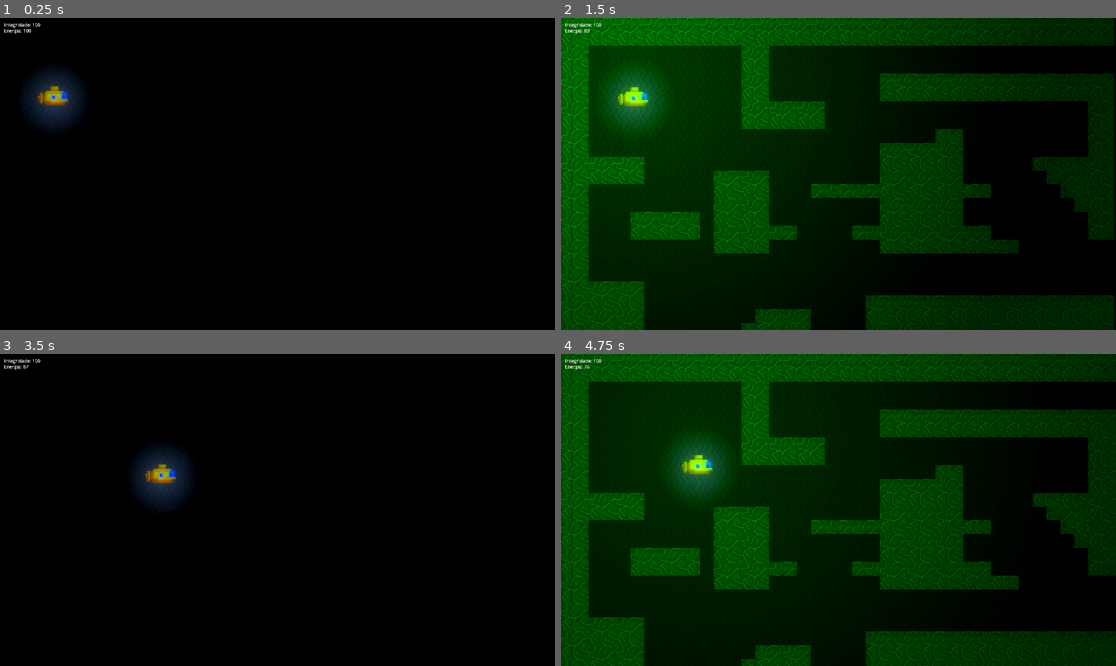
Above: before the commit, frames 1-4 (two rows, left to right).
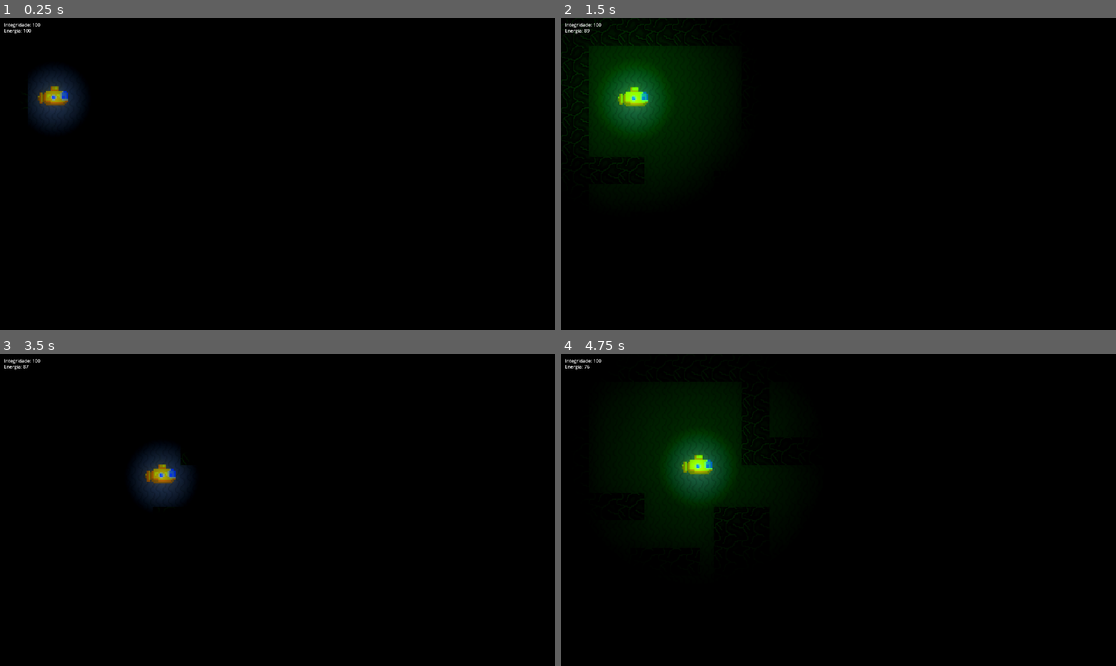
Above: after the commit, the same moments.

Repository: LitheFulminare/subechoXP3
Game: Godot game, scene res://Scenes/Layouts/Main 1.tscn
Same seed, same stepped clock (60 frames per second), same inputs: the game is played once before the commit and once after it.
Inputs:
- Up to frame 1 (0.25 s): no input
- Up to frame 2 (1.5 s): tap Enter at 0.5 s; hold D (Right) 0.53-1.28 s; hold F (Sonar) 0.53-1.28 s; hold S (Down) from 1.28 s (still down); tap F (Sonar) at 1.35 s
- Up to frame 3 (3.5 s): release S (Down) at 2.03 s; hold D (Right) 2.03-2.78 s; hold F (Sonar) 2.03-2.78 s; hold W (Up) from 2.78 s (still down); tap F (Sonar) at 2.85 s
- Up to frame 4 (4.75 s): release W (Up) at 3.53 s; hold F (Sonar) 3.53-4.28 s; hold A (Left) from 3.53 s (still down); tap F (Sonar) at 4.35 s

The runs differ from the first frame. In frame 1, less than 0.1% of the frame differs, in the area x 3-6%, y 19-30%; in frame 2, 58%, in the area x 0-100%, y 0-100%; in frame 3, less than 0.1%; in frame 4, 57%.

Commit message:
cm3
 misc

Diff:
--- a/Scenes/Layouts/Main 1.gd
+++ b/Scenes/Layouts/Main 1.gd
@@ -8,6 +8,5 @@
 
 # Called every frame. 'delta' is the elapsed time since the previous frame.
 func _process(delta):
-	pass
 	$UI/Integridade.text = "Integridade: " + str($CanvasGroup/Player.life)
 	$UI/Energia.text = "Energia: " + str($CanvasGroup/Player.energy)
--- a/Scenes/Layouts/Main 1.tscn
+++ b/Scenes/Layouts/Main 1.tscn
@@ -38,6 +38,7 @@
 sources/0 = SubResource("TileSetAtlasSource_3e0e8")
 
 [sub_resource type="CanvasItemMaterial" id="CanvasItemMaterial_fk0it"]
+blend_mode = 3
 light_mode = 2
 
 [sub_resource type="Gradient" id="Gradient_gq56k"]
@@ -123,6 +124,7 @@
 [node name="TileMap2" type="TileMap" parent="CanvasGroup/Pedra"]
 modulate = Color(0.00784314, 1, 0, 0.290196)
 light_mask = 2
+visibility_layer = 2
 z_index = 1
 material = SubResource("CanvasItemMaterial_fk0it")
 tile_set = SubResource("TileSet_o1jxt")
--- a/Scenes/Player_e_misc/CharacterBody2D.gd
+++ b/Scenes/Player_e_misc/CharacterBody2D.gd
@@ -61,7 +61,7 @@
 		$Sonar.visible = true
 
 		var tween = create_tween()
-		tween.tween_property($Sonar, "scale", Vector2(55,55), 1)
+		tween.tween_property($Sonar, "scale", Vector2(20,20), 1)
 		tween.parallel().tween_property($Sonar, "energy", 0, 2)
 
 		await tween.finished
